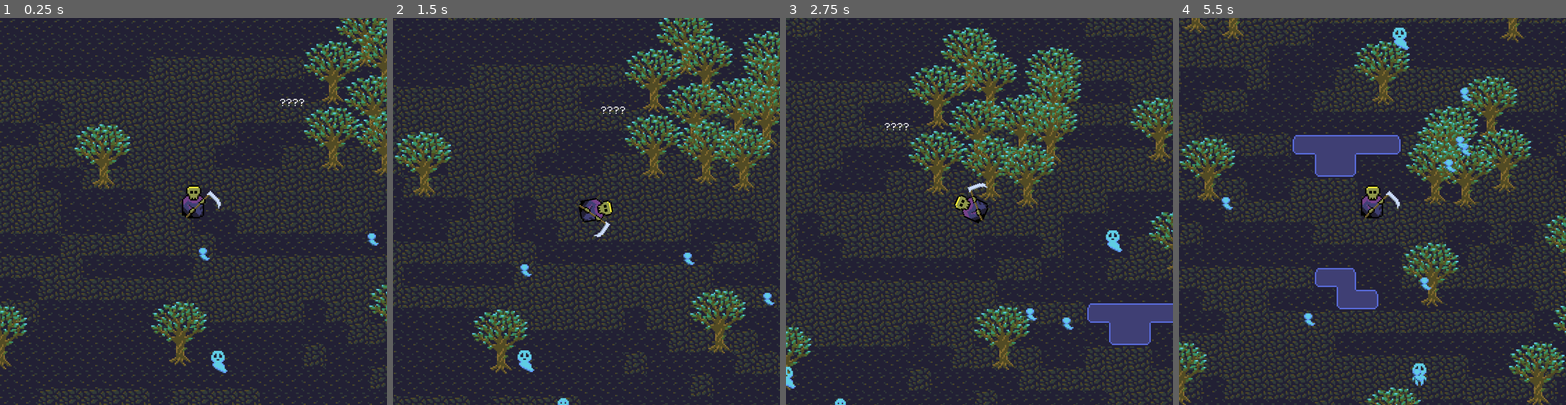
Above: before the commit, frames 1-4 (left to right).
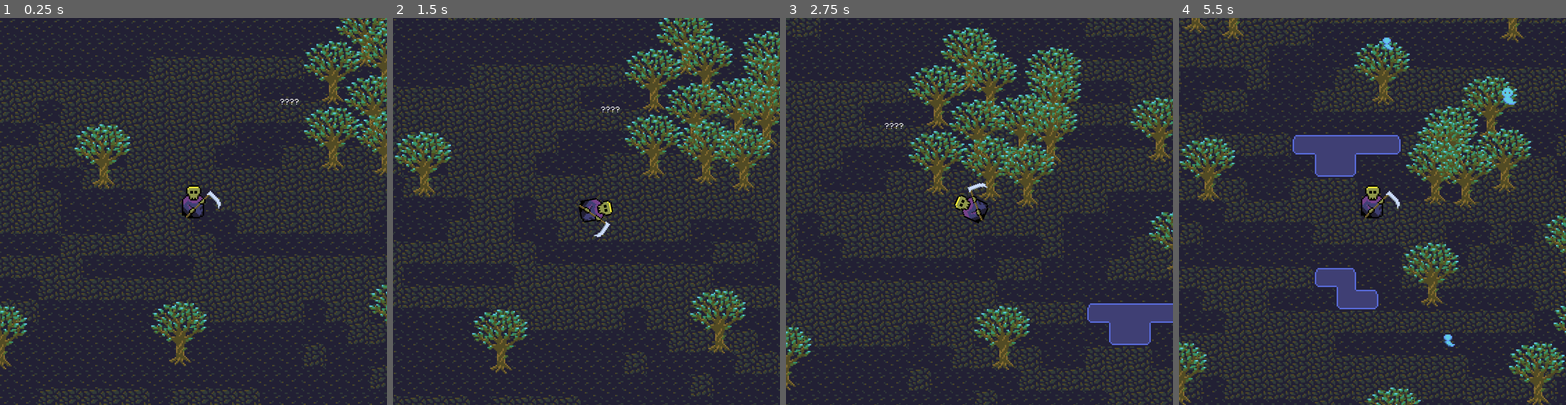
Above: after the commit, the same moments.

Repository: Tinsuit/GrimHarvester
Game: Godot game, scene res://Forest.tscn
Two runs of this game, one before a commit and one after it. Both use one fixed random seed, a clock stepped at 60 frames per second and the inputs below.
Inputs (mouse positions are in pixels of both pictures, inside the frame that each line leads up to):
- Up to frame 1 (0.25 s): no input
- Up to frame 2 (1.5 s): move the mouse to (671, 192) at 0.52 s; click (671, 192) at 0.67 s; drag from (509, 230) to (764, 308) at 1.27 s
- Up to frame 3 (2.75 s): move the mouse to (1018, 126) at 2.02 s; click (1018, 126) at 2.17 s
- Up to frame 4 (5.5 s): drag from (1353, 288) to (1504, 242) at 2.77 s; move the mouse to (1488, 269) at 3.52 s; click (1488, 269) at 3.67 s; drag from (1256, 153) to (1407, 323) at 4.27 s; move the mouse to (1391, 211) at 5.02 s; click (1391, 211) at 5.17 s

The runs differ from the first frame. In frame 1, 0.3% of the frame differs, in the area x 51-98%, y 20-92%; in frame 2, 0.4%; in frame 3, 0.5%; in frame 4, 1.0%, in the area x 11-88%, y 2-95%.

Commit message:
larger spirit play area

Diff:
--- a/project/Forest.tscn
+++ b/project/Forest.tscn
@@ -63,11 +63,6 @@
 2/shapes = [  ]
 2/z_index = 0
 
-[sub_resource type="AtlasTexture" id=10]
-flags = 4
-atlas = ExtResource( 7 )
-region = Rect2( 0, 0, 96, 96 )
-
 [sub_resource type="AtlasTexture" id=11]
 flags = 4
 atlas = ExtResource( 7 )
@@ -85,7 +80,7 @@
 
 [sub_resource type="SpriteFrames" id=8]
 animations = [ {
-"frames": [ SubResource( 10 ), SubResource( 11 ), SubResource( 12 ), SubResource( 13 ) ],
+"frames": [ SubResource( 11 ), SubResource( 12 ), SubResource( 13 ) ],
 "loop": false,
 "name": "default",
 "speed": 5.0
@@ -402,6 +397,7 @@
 script = ExtResource( 6 )
 
 [node name="Qu" type="Control" parent="Talky"]
+visible = false
 margin_right = 40.0
 margin_bottom = 40.0
 
@@ -411,41 +407,40 @@
 text = "????"
 
 [node name="Answer" type="Control" parent="Talky"]
-visible = false
 margin_right = 40.0
 margin_bottom = 40.0
 
 [node name="Label" type="Label" parent="Talky/Answer"]
 margin_left = -158.0
 margin_top = -47.0
-margin_right = 236.0
-margin_bottom = 122.0
+margin_right = 215.0
+margin_bottom = 117.0
 text = "Find Spirits that are ready to be harvested:
 If they are not ready yet, trying to harvest them will make them less ready:"
 autowrap = true
 
 [node name="Legs" type="Sprite" parent="Talky/Answer"]
-position = Vector2( -27, -15 )
+position = Vector2( -45, -20 )
 scale = Vector2( 0.5, 0.5 )
 texture = ExtResource( 8 )
 hframes = 4
 
 [node name="Legs2" type="Sprite" parent="Talky/Answer"]
-position = Vector2( -18, 59 )
+position = Vector2( -87, 43 )
 scale = Vector2( 0.5, 0.5 )
 texture = ExtResource( 8 )
 hframes = 4
 frame = 2
 
 [node name="Legs3" type="Sprite" parent="Talky/Answer"]
-position = Vector2( -1, 59 )
+position = Vector2( -66, 42 )
 scale = Vector2( 0.5, 0.5 )
 texture = ExtResource( 8 )
 hframes = 4
 frame = 3
 
 [node name="Tails" type="Sprite" parent="Talky/Answer"]
-position = Vector2( -2, -15 )
+position = Vector2( -25, -19 )
 scale = Vector2( 0.5, 0.5 )
 texture = ExtResource( 8 )
 hframes = 4
@@ -455,6 +450,9 @@
 
 [node name="CollisionShape2D" type="CollisionShape2D" parent="Talky/Area2D"]
 shape = SubResource( 14 )
+__meta__ = {
+"_edit_lock_": true
+}
 
 [node name="Talky2" type="Node2D" parent="."]
 position = Vector2( 1317, 216 )
--- a/project/resources/main.tres
+++ b/project/resources/main.tres
@@ -3,7 +3,6 @@
 [ext_resource path="res://resources/Tiny2.ttf" type="DynamicFontData" id=1]
 
 [sub_resource type="DynamicFont" id=1]
-size = 20
 font_data = ExtResource( 1 )
 
 [resource]
--- a/project/scripts/Forest.gd
+++ b/project/scripts/Forest.gd
@@ -12,7 +12,7 @@
 func _ready():
 	for i in TOTAL:
 		var s = Spirit.instance()
-		s.position = Vector2(random.randi_range(0, 2000), random.randi_range(0, 1500))
+		s.position = Vector2(random.randi_range(-1500, 1900), random.randi_range(-1500, 1900))
 		s.connect("grim_neared", self, "_on_Spirit_grim_neared")
 		s.connect("grim_touched", self, "_on_Spirit_grim_touched")
 		$Spirits.add_child(s)
--- a/project/scripts/PlayerGrim.gd
+++ b/project/scripts/PlayerGrim.gd
@@ -7,7 +7,7 @@
 
 # Called when the node enters the scene tree for the first time.
 func _ready():
-	pass
+	$AnimatedSprite.frame = 2
 
 # Called every frame. 'delta' is the elapsed time since the previous frame.
 func _physics_process(delta):
--- a/project/scripts/Spirit.gd
+++ b/project/scripts/Spirit.gd
@@ -37,8 +37,8 @@
 func _process(delta):
 	if dir != null:
 		translate(dir * speed * delta * (5 if running else 1))
-		position.x = clamp(position.x, -1000, 1000)
-		position.y = clamp(position.y, -1000, 1000)
+		position.x = clamp(position.x, -2000, 2000)
+		position.y = clamp(position.y, -2000, 2000)
 	else:
 		if randf() >= 0.3:
 			var areas:Array = get_overlapping_areas()
Not shown: 1 places in project/Forest.tscn that only renumber resources
Not shown, changed: index.html
Not shown, changed: index.js
Not shown, changed: index.pck
Not shown, changed: index.wasm
